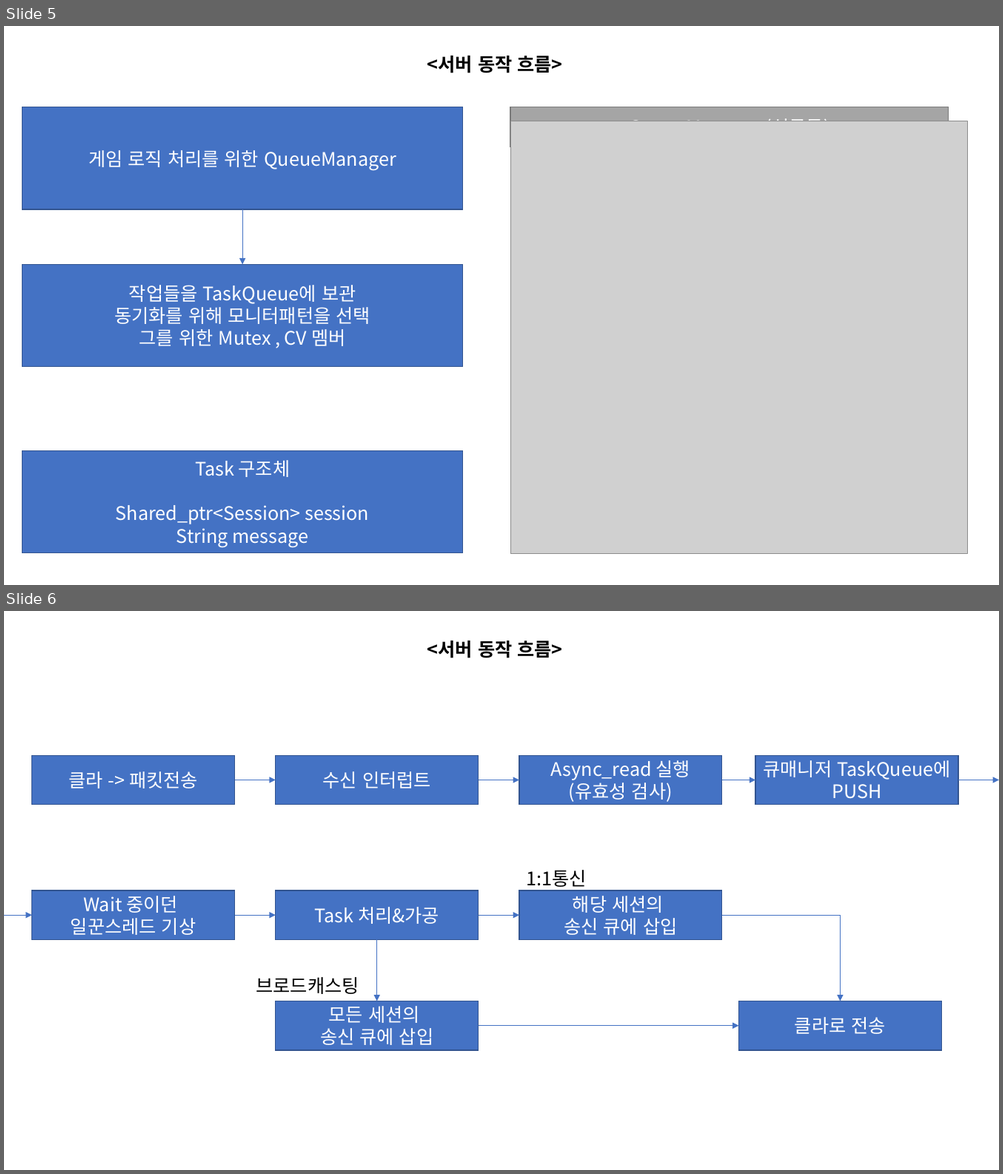
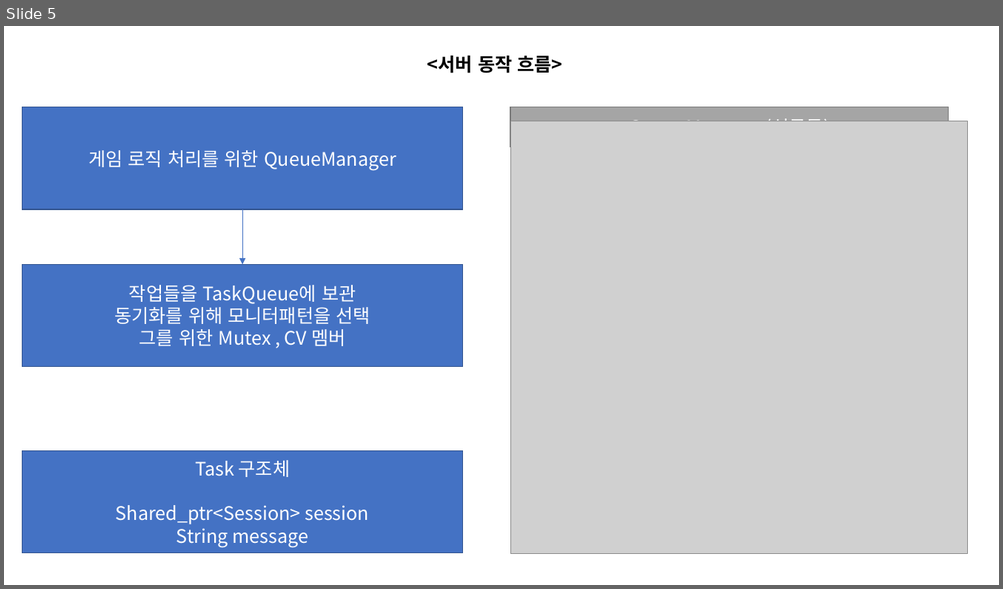
Before and after one commit to Owl-jun/Server-Temp, a slide deck: ppt1.pptx. Shown one above the other, each under a label of ours: slides 5 and 6 before the commit, slide 5 after it. The pictures are 1003x1174 and 1003x589 pixels, drawn with LibreOffice and Linux fonts; fonts in the diff are those of the drawing; grey boxes stand for pictures. Boxes give left, top, right and bottom in pixels: in the first picture for what was removed or moved away, otherwise in the second. Text is boxed around its words. In the diff, an @@ line names an element or a change of style, - is before the commit and + after.

Commit message:
서버구조 복기 및 흐름도추가

```diff
--- a/ppt1.pptx
+++ b/ppt1.pptx
@@ slide 6 removed at <box>4,611,999,1170</box>, background #FFFFFF @@
@@ text removed at <box>427,641,563,658</box> @@
-<서버 동작 흐름>
@@ rectangle removed at <box>31,756,235,805</box> @@
-클라 -> 패킷전송
@@ rectangle removed at <box>276,756,478,805</box> @@
-수신 인터럽트
@@ rectangle removed at <box>519,756,722,805</box> @@
-Async_read 실행
-(유효성 검사)
@@ rectangle removed at <box>755,756,959,805</box> @@
-큐매니저 TaskQueue에 PUSH
@@ arrow removed from (235, 780) to (276, 780) @@
@@ arrow removed from (478, 780) to (519, 780) @@
@@ arrow removed from (722, 780) to (755, 780) @@
@@ arrow removed from (959, 780) to (999, 780) @@
@@ text removed at <box>526,870,586,887</box> @@
-1:1통신
@@ rectangle removed at <box>31,891,235,940</box> @@
-Wait 중이던
-일꾼스레드 기상
@@ rectangle removed at <box>276,891,478,940</box> @@
-Task 처리&가공
@@ rectangle removed at <box>519,891,722,940</box> @@
-해당 세션의
-송신 큐에 삽입
@@ arrow removed from (4, 915) to (31, 915) @@
@@ arrow removed from (235, 915) to (276, 915) @@
@@ arrow removed from (478, 915) to (519, 915) @@
@@ line removed from (722, 915) to (839, 915) @@
@@ arrow removed from (839, 915) to (839, 1001) @@
@@ arrow removed from (377, 940) to (377, 1001) @@
@@ text removed at <box>256,977,359,994</box> @@
-브로드캐스팅
@@ rectangle removed at <box>276,1001,478,1051</box> @@
-모든 세션의
-송신 큐에 삽입
@@ rectangle removed at <box>739,1001,942,1051</box> @@
-클라로 전송
@@ arrow removed from (478, 1026) to (739, 1026) @@
```
Also in this commit, not shown: 1 slide added, 7 other files.
